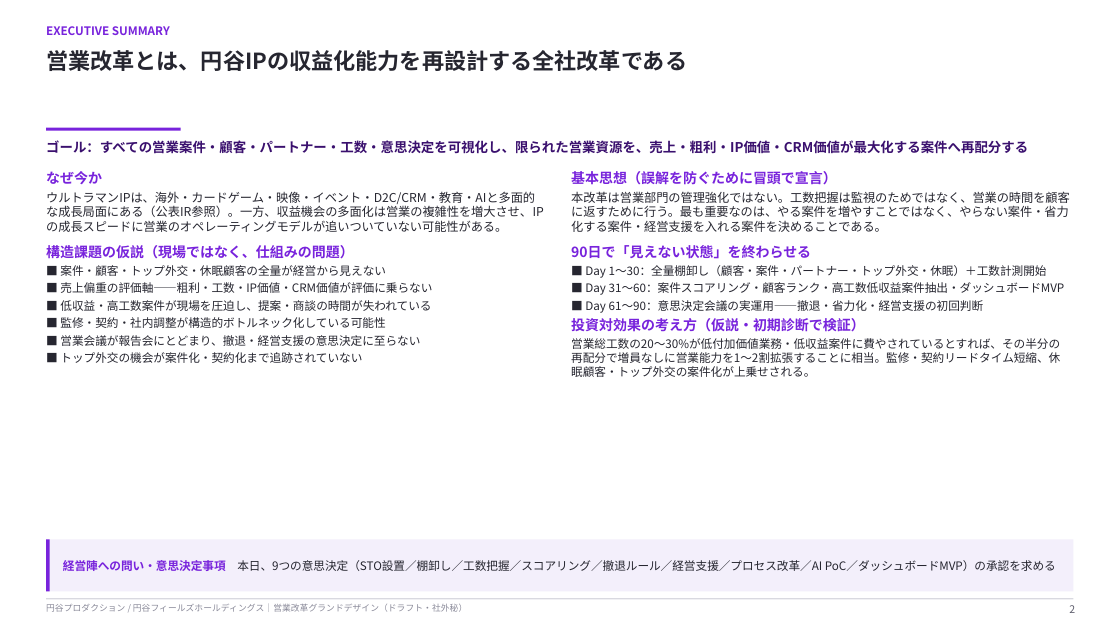
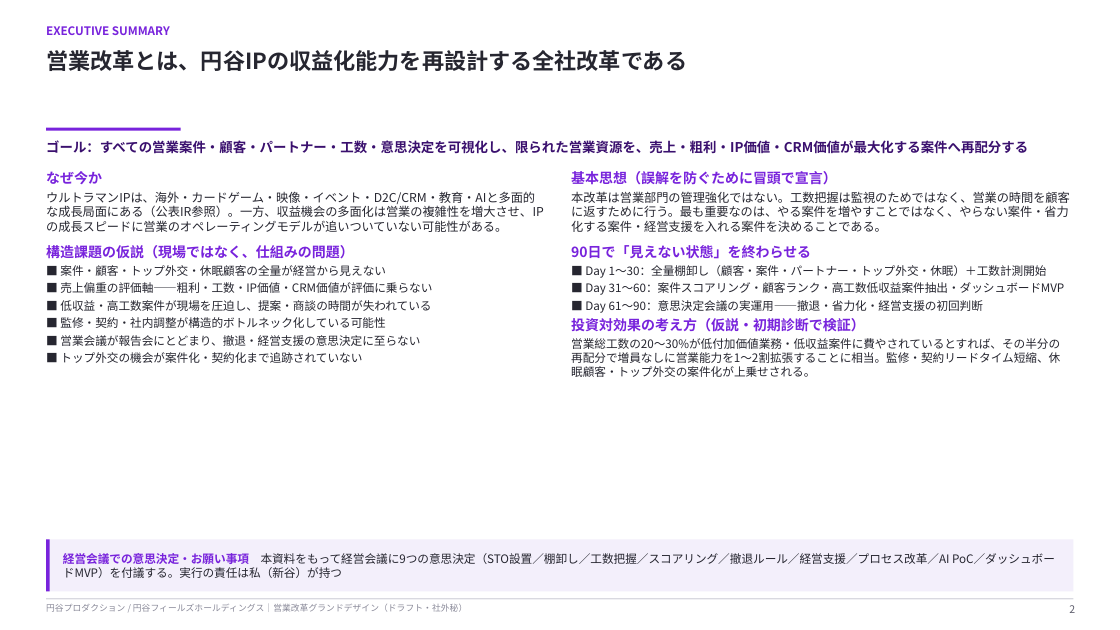
Before and after one commit to hayatoshintani-spe/kessho-lens, a slide deck: slide 2 of docs/営業改革グランドデザイン_円谷.pptx. Drawn at 1120x630 pixels with LibreOffice and Linux fonts; fonts in the diff are those of the drawing. Boxes give left, top, right and bottom in pixels: in the first picture for what was removed or moved away, otherwise in the second. Text is boxed around its words. In the diff, an @@ line names an element or a change of style, - is before the commit and + after.

```diff
--- a/docs/営業改革グランドデザイン_円谷.pptx
+++ b/docs/営業改革グランドデザイン_円谷.pptx
@@ text at box(63, 553, 1055, 578): text changed @@
-経営陣への問い・意思決定事項 本日、9つの意思決定（STO設置／棚卸し／工数把握／スコアリング／撤退ルール／経営支援／プロセス改革／AI PoC／ダッシュボードMVP）の承認を求める
+経営会議での意思決定・お願い事項 本資料をもって経営会議に9つの意思決定（STO設置／棚卸し／工数把握／スコアリング／撤退ルール／経営支援／プロセス改革／AI PoC／ダッシュボードMVP）を付議する。実行の責任は私（新谷）が持つ
```
Also in this commit, not shown: 26 other slides changed, 1 other file.
